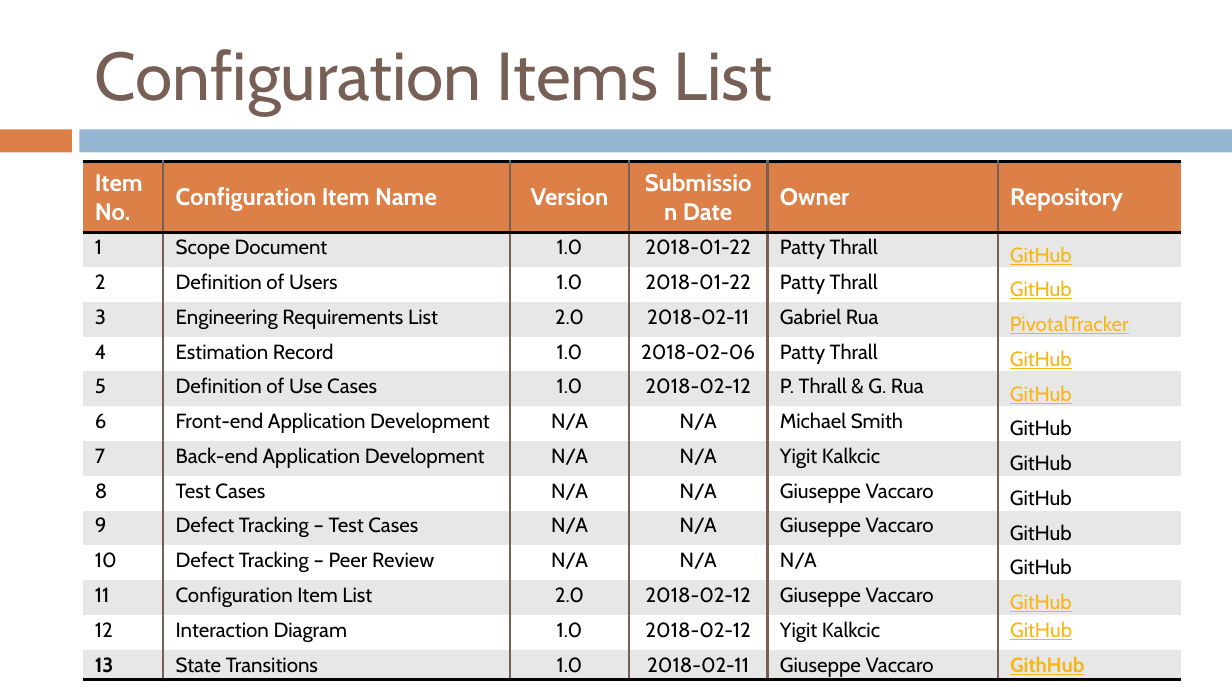
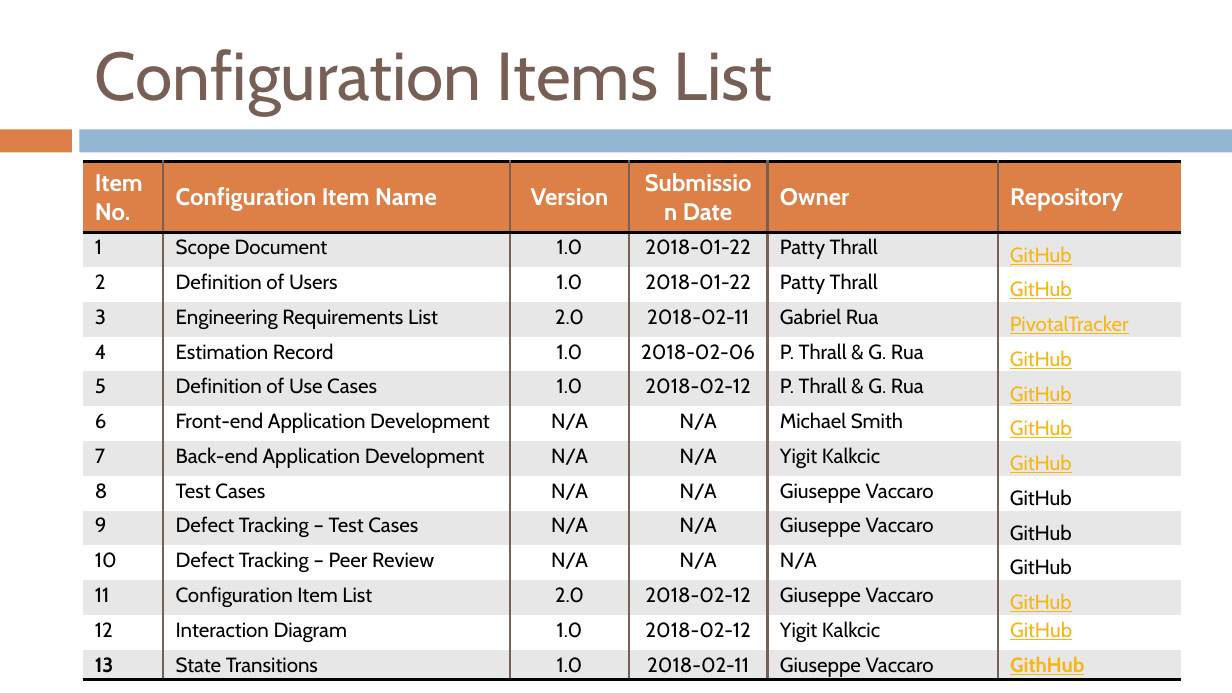
Before and after one commit to gvaccaro21/CS633---Term-Project, a slide deck: slide 10 of Module 4 Deliverables/Report/CS_633_Zac3_term_project_report_module4.pptx. Drawn at 1232x693 pixels with LibreOffice and Linux fonts; fonts in the diff are those of the drawing; background and template pictures are left out. Boxes give left, top, right and bottom in pixels: in the first picture for what was removed or moved away, otherwise in the second. Text is boxed around its words. In the diff, an @@ line names an element or a change of style, - is before the commit and + after.

```diff
--- a/Module 4 Deliverables/Report/CS_633_Zac3_term_project_report_module4.pptx
+++ b/Module 4 Deliverables/Report/CS_633_Zac3_term_project_report_module4.pptx
@@ table at [83,161,1183,681] @@
-row 5, column 5: Patty Thrall
+row 5, column 5: P. Thrall & G. Rua
@@ text colour #000000 to #F7B615, underline on in "GitHub", "GitHub" @@
```
